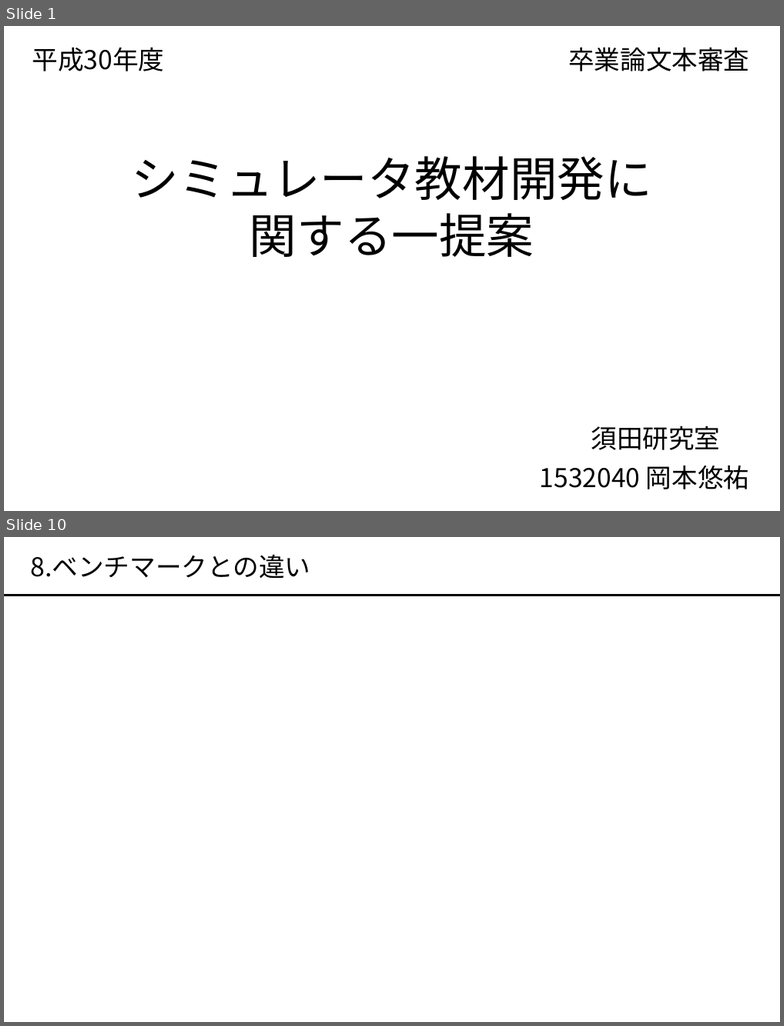
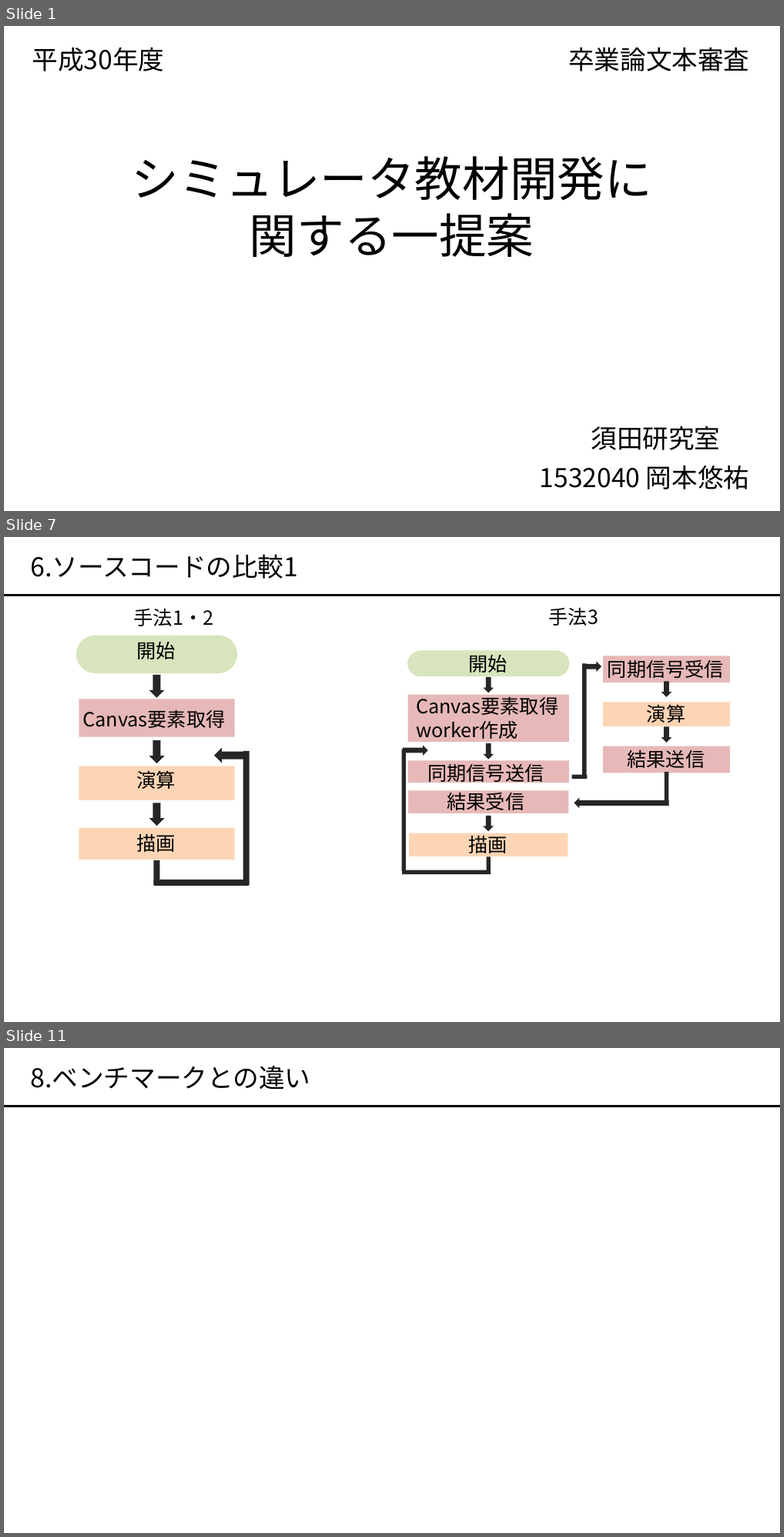
Before and after one commit to okmtaoo/-, a slide deck: presentation/出す.pptx. Shown one above the other, each under a label of ours: slides 1 and 10 before the commit, slides 1, 7 and 11 after it; the slides between them are not shown. The pictures are 784x1026 and 784x1537 pixels, drawn with LibreOffice and Linux fonts; fonts in the diff are those of the drawing. Boxes give left, top, right and bottom in pixels: in the first picture for what was removed or moved away, otherwise in the second. Text is boxed around its words. In the diff, an @@ line names an element or a change of style, - is before the commit and + after.

```diff
--- a/presentation/出す.pptx
+++ b/presentation/出す.pptx
@@ slide 7 added at (4, 537, 780, 1022), background #FFFFFF @@
@@ text added at (31, 554, 298, 579), 24 pt, text #000000 @@
+6.ソースコードの比較1
@@ line added from (4, 596) to (780, 596), #000000 2 pt @@
@@ text added at (134, 608, 214, 626), 18 pt, text #000000 @@
+手法1・2
@@ text added at (549, 607, 598, 626), 18 pt, text #000000 @@
+手法3
@@ group added at (401, 650, 729, 874): 13 rectangles, 8 texts, 8 down arrows, 1 rounded rectangle @@
+Canvas要素取得
+worker作成
+同期信号送信
+同期信号受信
+演算
+描画
+結果送信
+結果受信
+開始
@@ group added at (76, 636, 250, 886): 6 rectangles, 4 texts, 4 down arrows, 1 rounded rectangle @@
+開始
+Canvas要素取得
+演算
+描画
@@ what was slide 10 is now slide 11 @@
```
Also in this commit, not shown: 6 slides changed, 1 other slide added, 1 slide removed, 1 other file.
